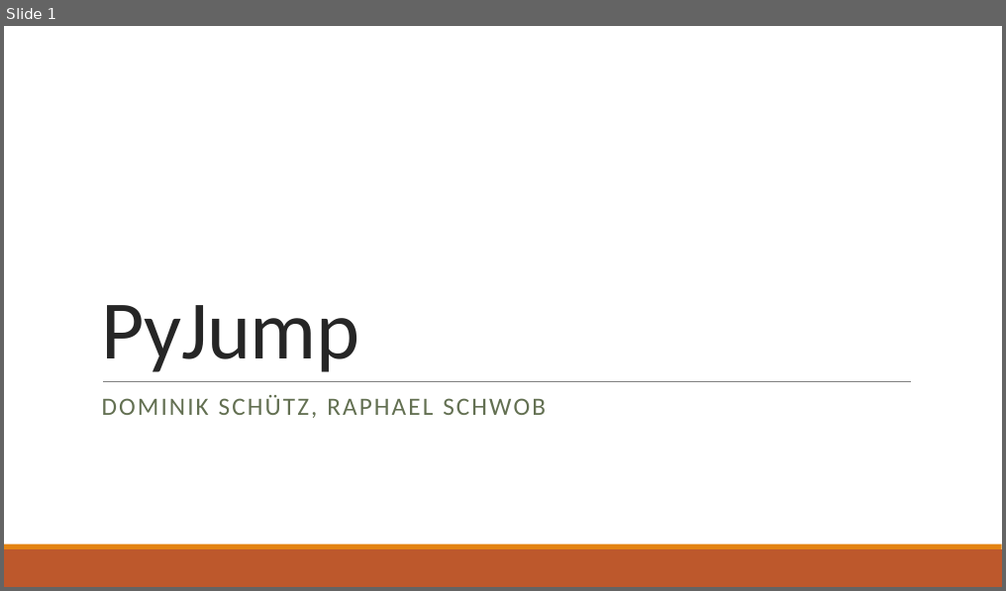
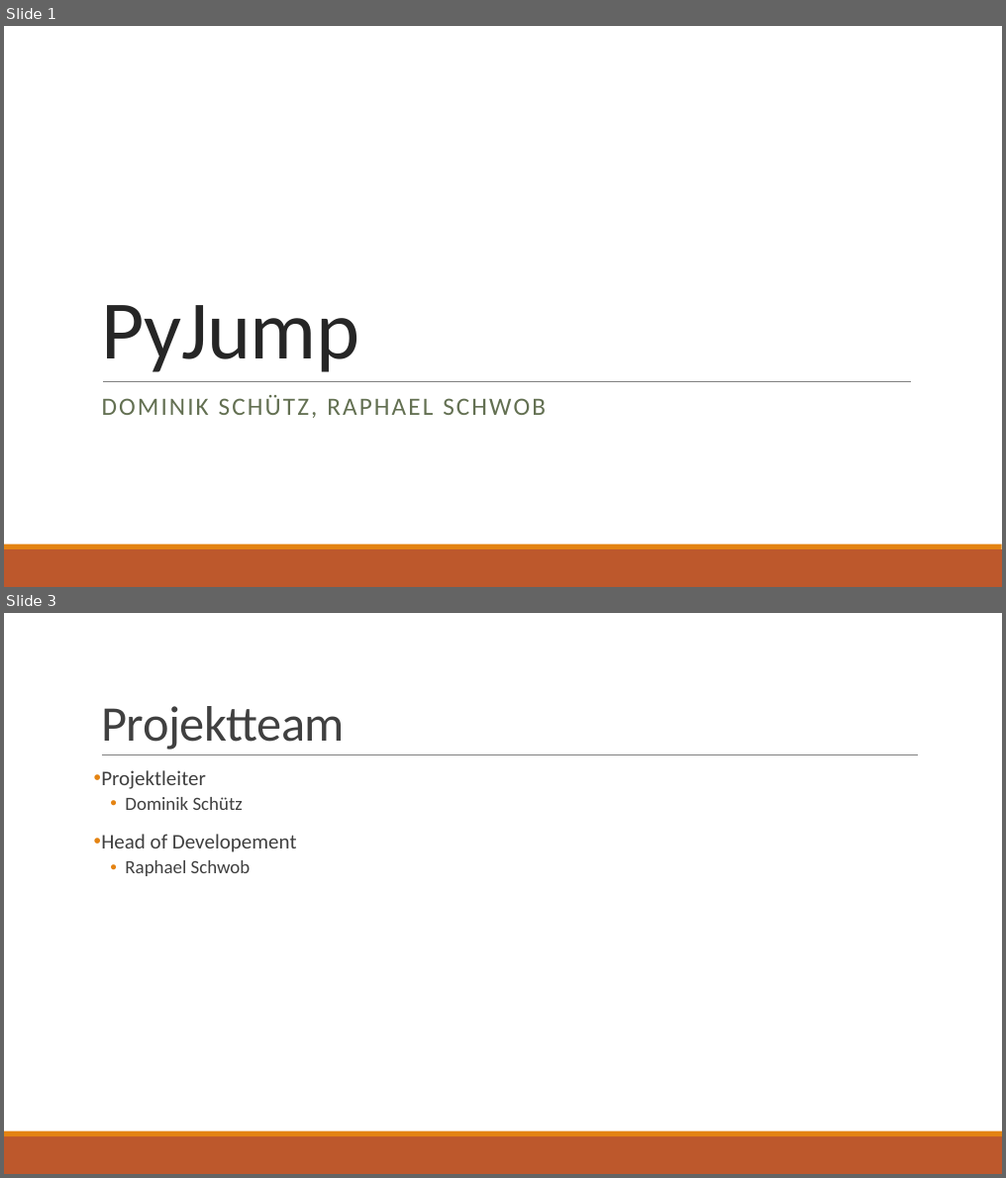
Before and after one commit to raphael-s/M306, a slide deck: docs/Projektpräsentation.pptx. Shown one above the other, each under a label of ours: slide 1 before the commit, slides 1 and 3 after it; the slides between them are not shown. The pictures are 1006x591 and 1006x1178 pixels, drawn with LibreOffice and Linux fonts; fonts in the diff are those of the drawing. Boxes give left, top, right and bottom in pixels: in the first picture for what was removed or moved away, otherwise in the second. Text is boxed around its words. In the diff, an @@ line names an element or a change of style, - is before the commit and + after.

```diff
--- a/docs/Projektpräsentation.pptx
+++ b/docs/Projektpräsentation.pptx
@@ slide 3 added at [4, 613, 1002, 1174], background #FFFFFF; not listed: 2 template elements that a slide beside it also shows @@
@@ title added at [101, 706, 345, 750], 48 pt, text #404040 @@
+Projektteam
@@ line added from (102, 756) to (918, 756), #808080 0.5 pt @@
@@ text added at [101, 770, 297, 876], 20 pt, text #404040 @@
+• Projektleiter
+  • Dominik Schütz
+• Head of Developement
+  • Raphael Schwob
```
Also in this commit, not shown: 1 slide changed, 7 other slides added.
